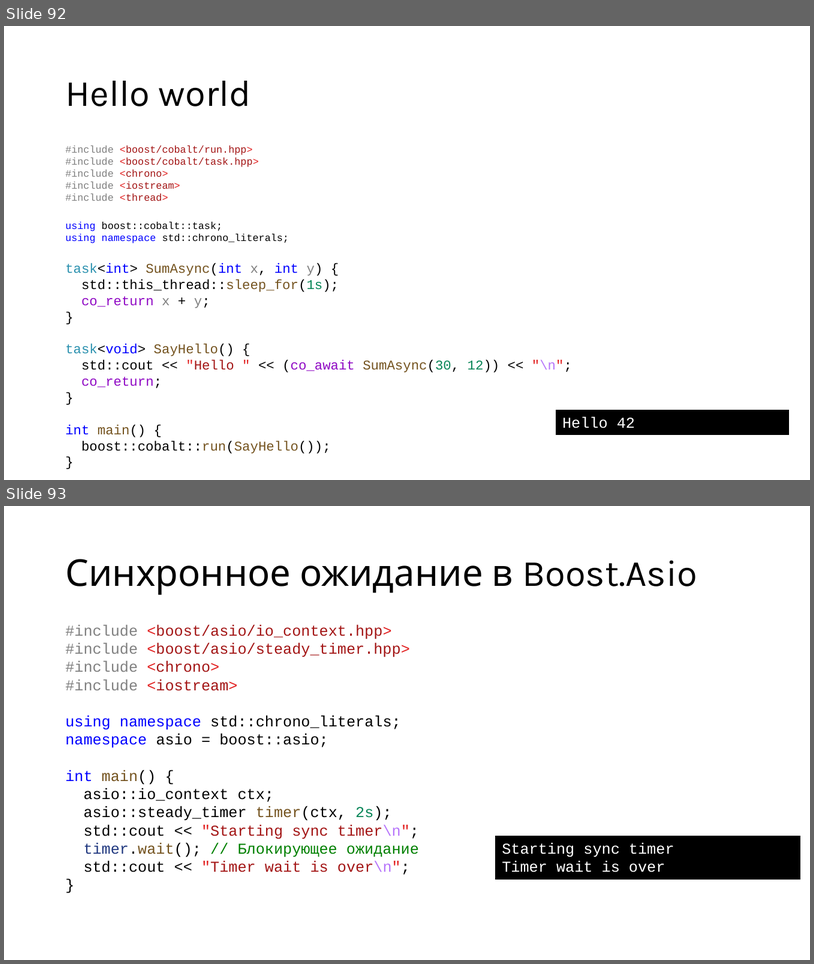
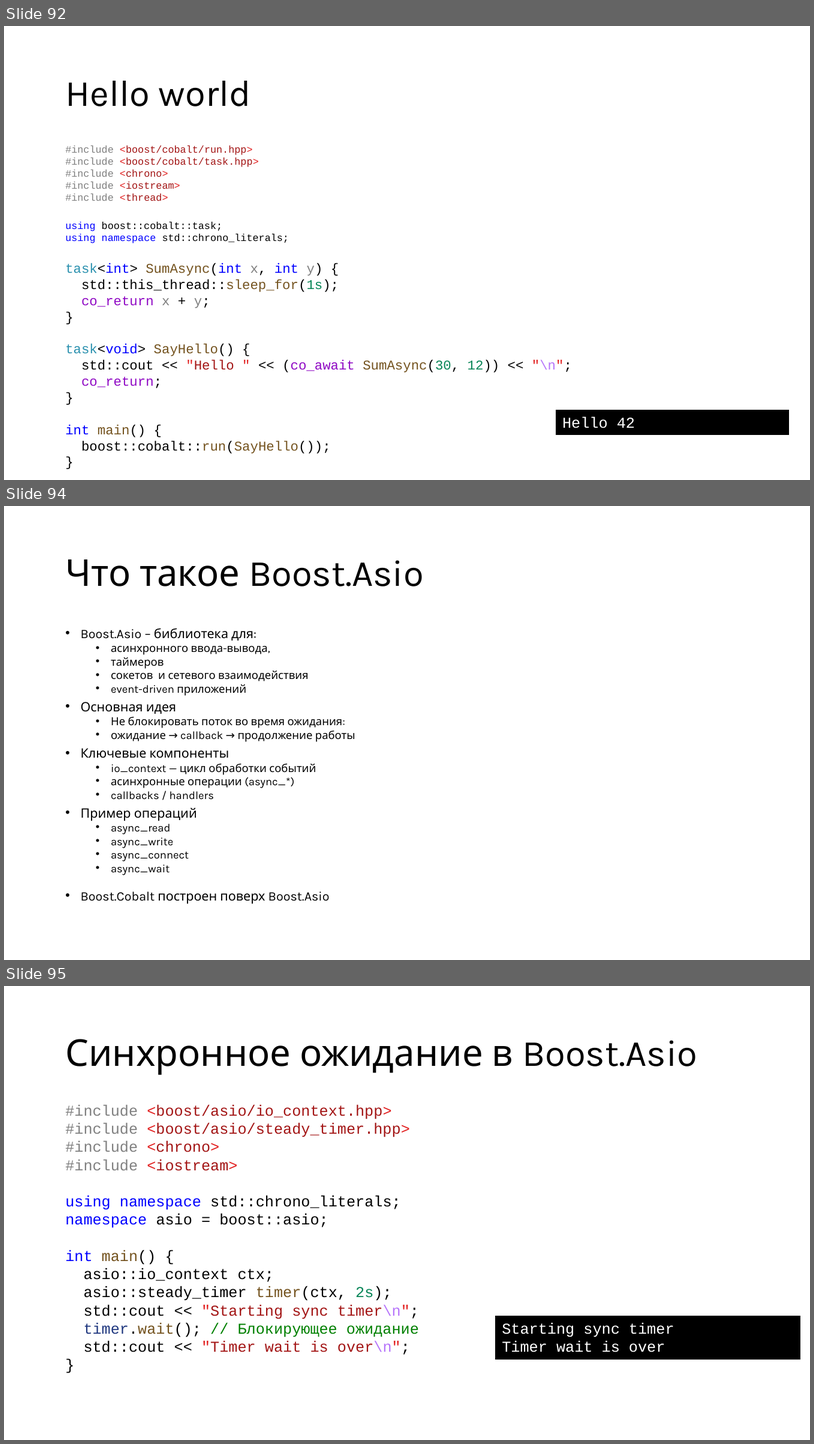
Before and after one commit to alexey-malov/pc, a slide deck: lectures/12/Coroutines.pptx. Shown one above the other, each under a label of ours: slides 92 and 93 before the commit, slides 92, 94 and 95 after it; the slides between them are not shown. The pictures are 814x964 and 814x1444 pixels, drawn with LibreOffice and Linux fonts; fonts in the diff are those of the drawing. Boxes give left, top, right and bottom in pixels: in the first picture for what was removed or moved away, otherwise in the second. Text is boxed around its words. In the diff, an @@ line names an element or a change of style, - is before the commit and + after.

```diff
--- a/lectures/12/Coroutines.pptx
+++ b/lectures/12/Coroutines.pptx
@@ slide 94 added at bbox=[4, 506, 810, 960], background #FFFFFF @@
@@ title added at bbox=[65, 559, 424, 586], 44 pt, text #000000 @@
+Что такое Boost.Asio
@@ text added at bbox=[81, 628, 356, 904], 13.2 pt, text #000000 @@
+• Boost.Asio – библиотека для:
+  • асинхронного ввода-вывода,
+  • таймеров
+  • сокетов и сетевого взаимодействия
+  • event-driven приложений
+• Основная идея
+  • Не блокировать поток во время ожидания:
+  • ожидание → callback → продолжение работы
+• Ключевые компоненты
+  • io_context — цикл обработки событий
+  • асинхронные операции (async_*)
+  • callbacks / handlers
+• Пример операций
+  • async_read
+  • async_write
+  • async_connect
+  • async_wait
+• Boost.Cobalt построен поверх Boost.Asio
@@ what was slide 93 is now slide 95 @@
```
Also in this commit, not shown: 9 slides changed, 7 other slides added, 1 slide removed, 1 other file.
